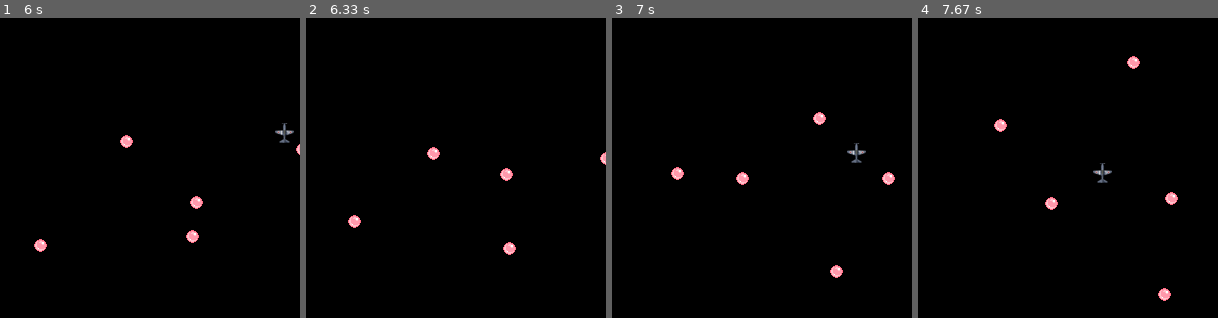
Above: before the commit, frames 1-4 (left to right).
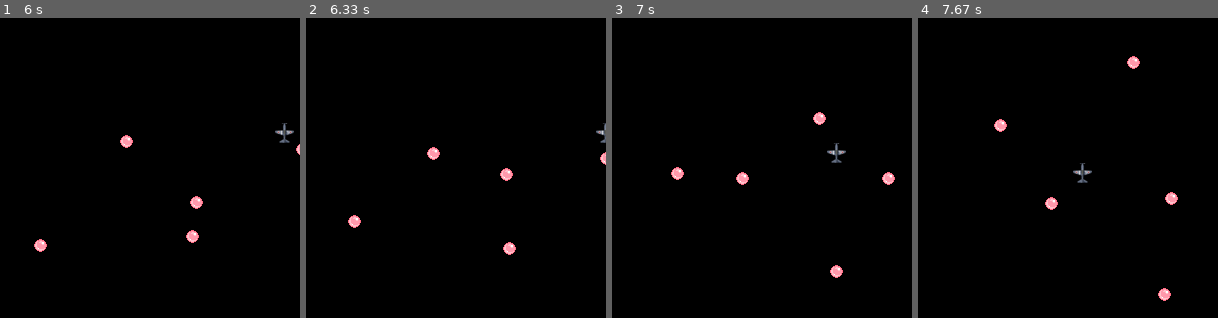
Above: after the commit, the same moments.

Repository: KoGaYoung/pygame-Airplane-Game
Game: pygame game, started from PyGame/mainScreen.py
Same seed, same stepped clock (60 frames per second), same inputs: the game is played once before the commit and once after it.
Inputs:
- Up to frame 1 (6 s): hold D 0.33-0.8 s; hold W 0.83-1.13 s; hold D 1.17-1.63 s; hold A 1.67-2.2 s; hold S 2.23-2.53 s; hold A 2.57-2.97 s; hold W 3-3.37 s; hold D 3.4-4.03 s; hold S 4.07-4.43 s; hold A 4.47-4.93 s; hold D 4.97-5.43 s; hold W 5.47-5.77 s; hold D from 5.8 s (still down)
- Up to frame 2 (6.33 s): release D at 6.27 s; hold A from 6.3 s (still down)
- Up to frame 3 (7 s): release A at 6.83 s; hold S from 6.87 s (still down)
- Up to frame 4 (7.67 s): release S at 7.17 s; hold A 7.2-7.6 s; hold W from 7.63 s (still down)

Frame 1 is identical in both runs. In frame 2, 0.1% of the frame differs, in the area x 96-100%, y 35-42%; in frame 3, 0.3%, in the area x 71-85%, y 41-49%; in frame 4, 0.3%.

Commit message:
화면 벗어나지 못하도록 비행기 이동 수정

Diff:
--- a/PyGame/mainScreen.py
+++ b/PyGame/mainScreen.py
@@ -74,14 +74,16 @@
                     saveKey[3] = False
             #키 눌려있을 경우 누르는 자판 저장
 
+        #눌린 키에 따라 비행기 이동
+        # true IF condition ELSE false
         if (saveKey[0]) :
-            player.x = player.x - 5
+            player.x = player.x - 5 if player.x - 5 > 0 else player.x
         elif (saveKey[1]) :
-            player.x = player.x + 5
+            player.x = player.x + 5 if player.x + 5 < SCREEN_WIDTH else player.x
         if (saveKey[2]) :
-            player.y = player.y - 5
+            player.y = player.y - 5 if player.y - 5 > 0 else player.y
         elif (saveKey[3]) :
-            player.y = player.y + 5;
+            player.y = player.y + 5 if player.y + 5 < SCREEN_HEIGHT else player.y;
 
         #게임종료
         if event.type == pygame.QUIT:
